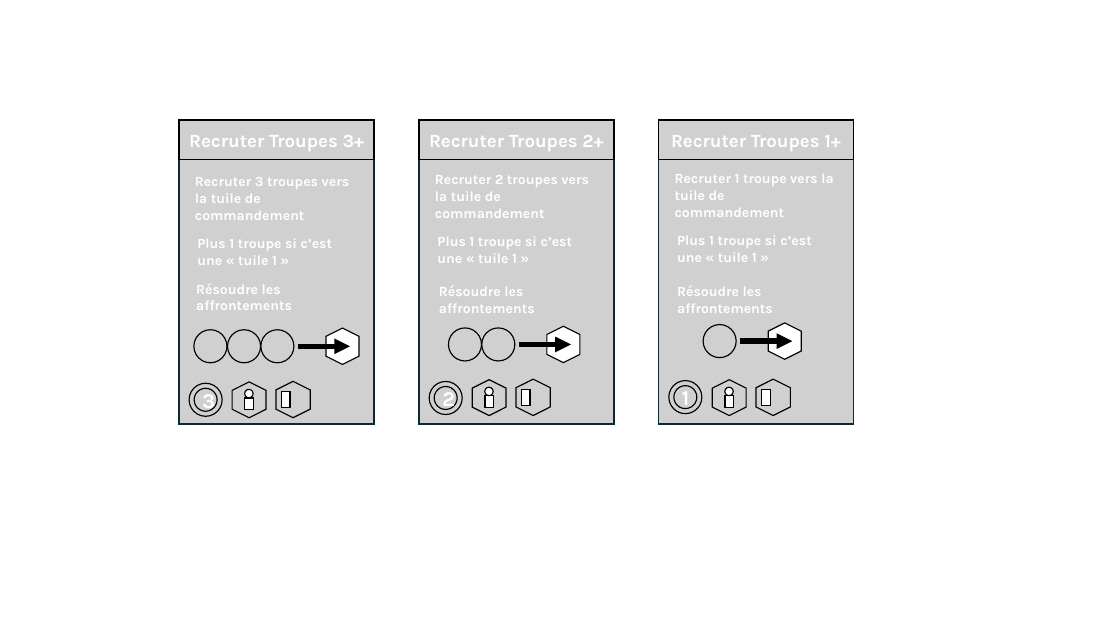
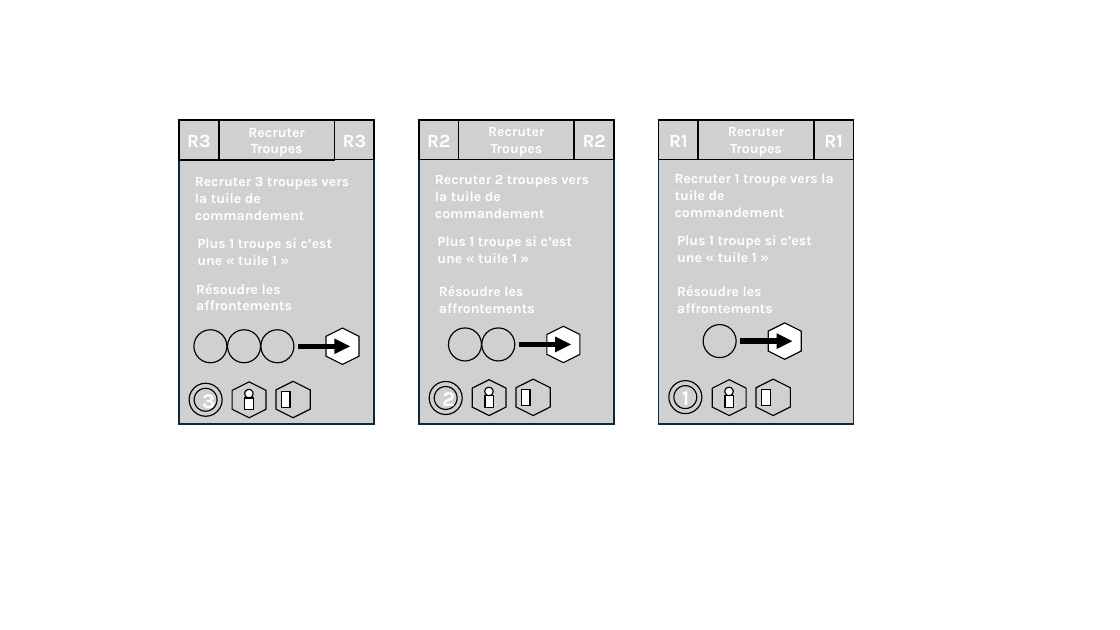
Before and after one commit to LucasBorboleta/Terre-de-Barons, a slide deck: slide 3 of pictures/Cartes-Actions-et-Evenements/Design-Cartes.pptx. Drawn at 1120x630 pixels with LibreOffice and Linux fonts; fonts in the diff are those of the drawing; grey boxes stand for pictures; background and template pictures are left out. Boxes give left, top, right and bottom in pixels: in the first picture for what was removed or moved away, otherwise in the second. Text is boxed around its words. In the diff, an @@ line names an element or a change of style, - is before the commit and + after.

```diff
--- a/pictures/Cartes-Actions-et-Evenements/Design-Cartes.pptx
+++ b/pictures/Cartes-Actions-et-Evenements/Design-Cartes.pptx
@@ picture added at box(179, 120, 218, 160), 16 pt, text #FFFFFF, bold @@
+R3
@@ picture "Recruter Troupes": place and size @@
-picture "Recruter Troupes" at box(179, 120, 374, 160)
+picture "Recruter Troupes" at box(219, 120, 335, 160)
@@ text in picture at box(248, 128, 304, 156): text changed; size 16 to 12 pt @@
-Recruter Troupes 3+
+Recruter
+Troupes
@@ picture added at box(334, 120, 374, 160), 16 pt, text #FFFFFF, bold @@
+R3
@@ picture added at box(419, 120, 459, 160), 16 pt, text #FFFFFF, bold @@
+R2
@@ picture "Recruter Troupes": place and size @@
-picture "Recruter Troupes" at box(419, 120, 614, 160)
+picture "Recruter Troupes" at box(459, 120, 575, 160)
@@ text in picture at box(488, 127, 544, 156): text changed; size 16 to 12 pt @@
-Recruter Troupes 2+
+Recruter
+Troupes
@@ picture added at box(575, 120, 614, 160), 16 pt, text #FFFFFF, bold @@
+R2
@@ picture added at box(659, 120, 698, 160), 16 pt, text #FFFFFF, bold @@
+R1
@@ picture "Recruter Troupes": place and size @@
-picture "Recruter Troupes" at box(659, 120, 854, 160)
+picture "Recruter Troupes" at box(698, 120, 814, 160)
@@ text in picture at box(728, 127, 784, 156): text changed; size 16 to 12 pt @@
-Recruter Troupes 1+
+Recruter
+Troupes
@@ picture added at box(814, 120, 854, 160), 16 pt, text #FFFFFF, bold @@
+R1
```
Also in this commit, not shown: 3 other slides changed.
